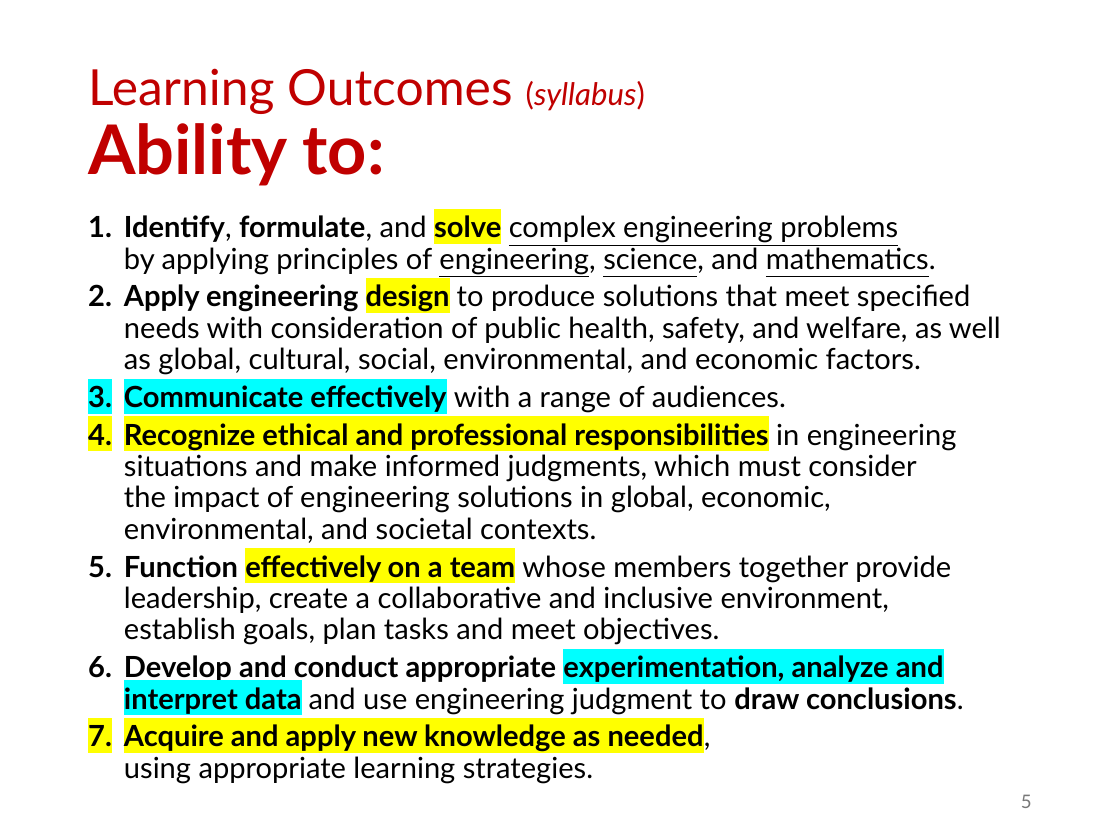
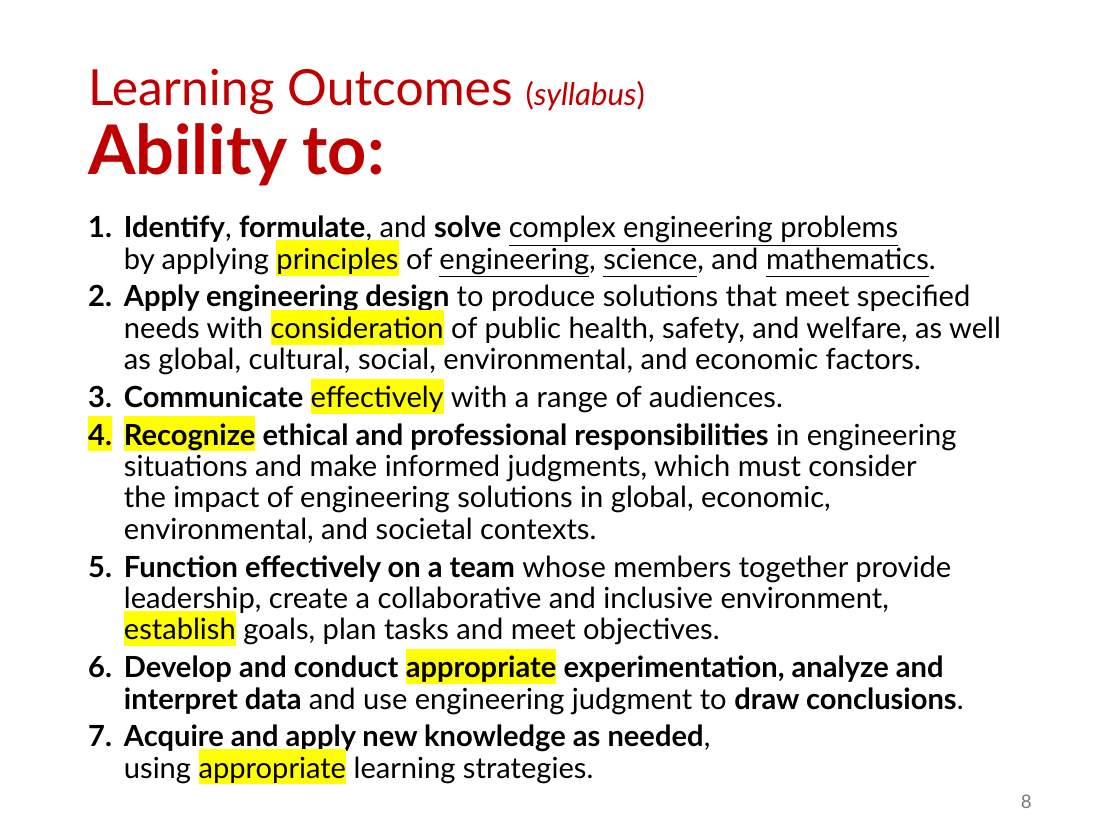
Before and after one commit to abuabara/abuabara.github.io, a slide deck: slide 8 of DAEN460S26/week12.pptx (slide 5 before the commit). Drawn at 1120x840 pixels with LibreOffice and Linux fonts; fonts in the diff are those of the drawing. Boxes give left, top, right and bottom in pixels: in the first picture for what was removed or moved away, otherwise in the second. Text is boxed around its words. In the diff, an @@ line names an element or a change of style, - is before the commit and + after.

```diff
--- a/DAEN460S26/week12.pptx
+++ b/DAEN460S26/week12.pptx
@@ text "Identify, formulate, and solve complex ..." at (124, 215, 1001, 783): highlight #FFFF00 to none in "solve", "design", "ethical and professional responsibilities", "effectively on a team" and 1 more places; highlight none to #FFFF00 in "principles", "consideration", "establish", "appropriate" and 1 more places; highlight #00FFFF to none in "Communicate", "experimentation, analyze and interpret data"; highlight #00FFFF to #FFFF00, bold off in "effectively" @@
@@ page number at (1021, 794, 1032, 808): text changed @@
-5
+8
```
Also in this commit, not shown: 4 other slides changed, 1 other file.
